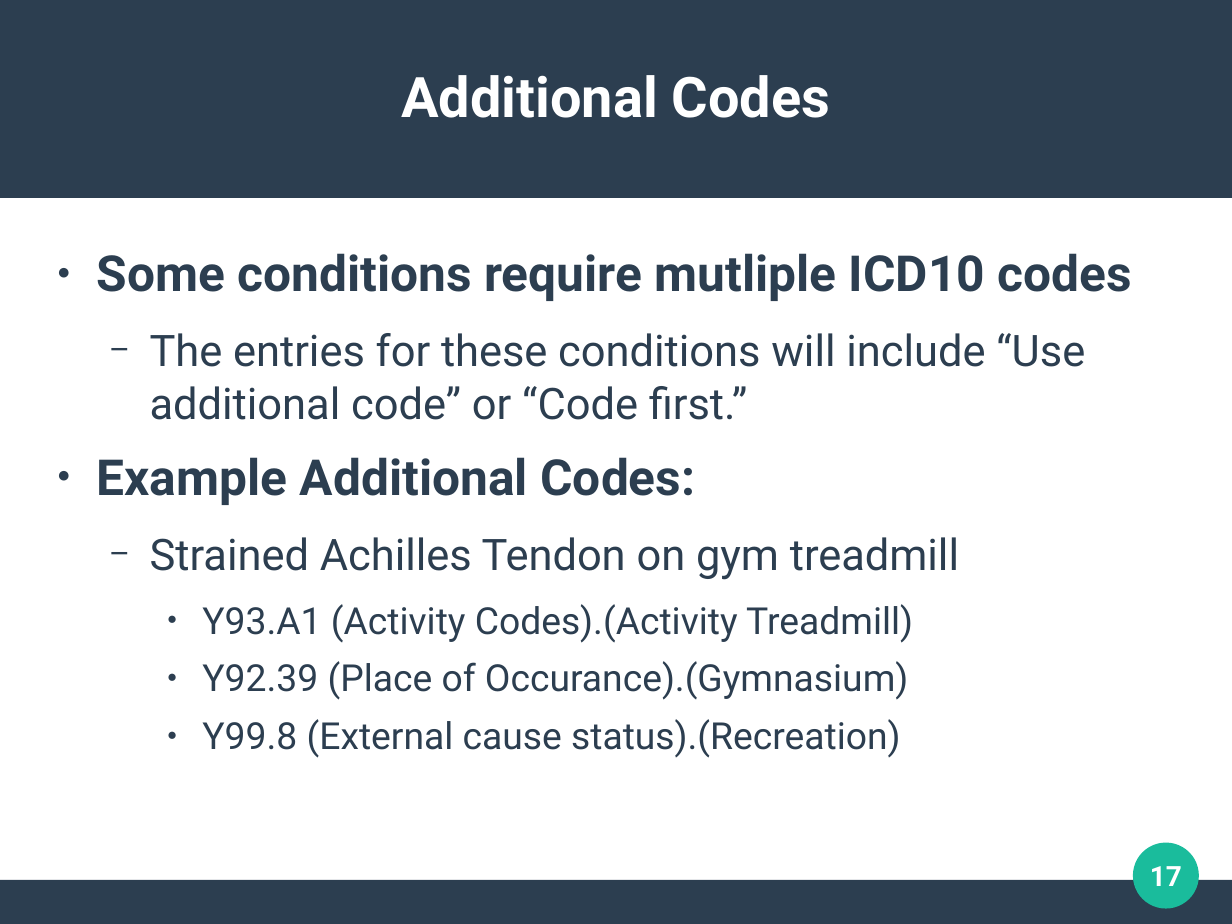
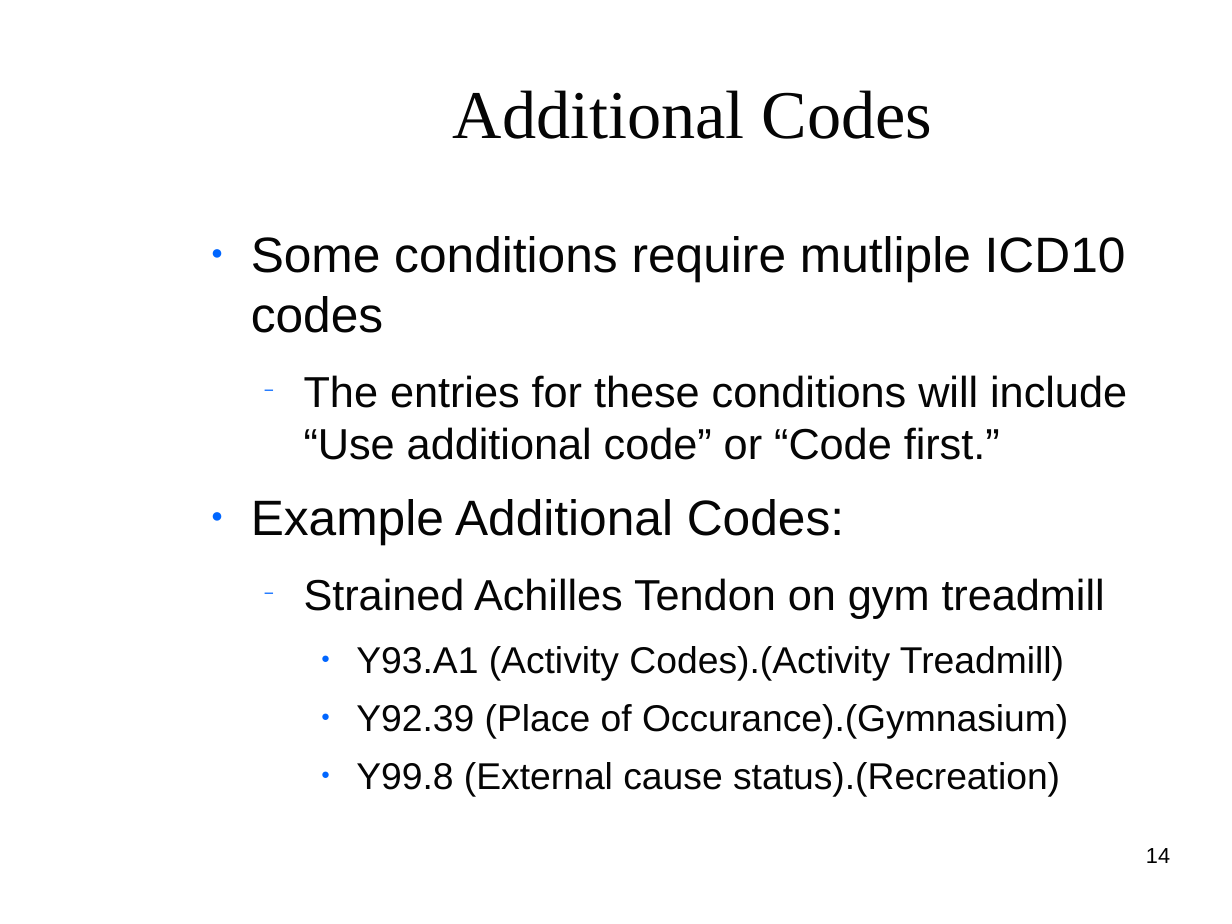
Before and after one commit to clemente-lab/mmeds-meta, a slide deck: slide 14 of sql/mmeds.odp (slide 17 before the commit). Drawn at 1232x924 pixels with LibreOffice and Linux fonts; fonts in the diff are those of the drawing; background and template pictures are left out. Boxes give left, top, right and bottom in pixels: in the first picture for what was removed or moved away, otherwise in the second. Text is boxed around its words. In the diff, an @@ line names an element or a change of style, - is before the commit and + after.

```diff
--- a/sql/mmeds.odp
+++ b/sql/mmeds.odp
@@ rectangle removed at box(0, 0, 1232, 198) @@
@@ title "Additional Codes": place and size @@
-title "Additional Codes" at box(401, 75, 830, 118)
+title "Additional Codes" at box(453, 90, 933, 139)
@@ title "Additional Codes" at box(453, 90, 933, 139): size 36 to 44 pt, font Roboto to Times New Roman, text colour #FFFFFF to #050505, bold off @@
@@ text "Some conditions require mutliple ICD10 ...": place and size @@
-text "Some conditions require mutliple ICD10 ..." at box(97, 253, 1131, 758)
+text "Some conditions require mutliple ICD10 ..." at box(251, 236, 1127, 797)
@@ text "Some conditions require mutliple ICD10 ..." at box(251, 236, 1127, 797): font Roboto to Arial, text colour #2C3E50 to #050505; bold off in "Some conditions require mutliple ICD10 codes", "Example Additional Codes:"; size 28 to 27.9 pt in "The entries for these conditions will include ...", "Strained Achilles Tendon on gym treadmill"; bullet colour #2C3E50 to #0066FF @@
@@ ellipse removed at box(1134, 843, 1200, 909) @@
@@ page number added at box(1146, 848, 1170, 863), 14 pt, text #000000 @@
+14
@@ page number removed at box(1150, 866, 1182, 886) @@
-17
@@ rectangle removed at box(0, 880, 1232, 923) @@
```
Also in this commit, not shown: 24 other slides changed, 3 slides added, 4 other files.
